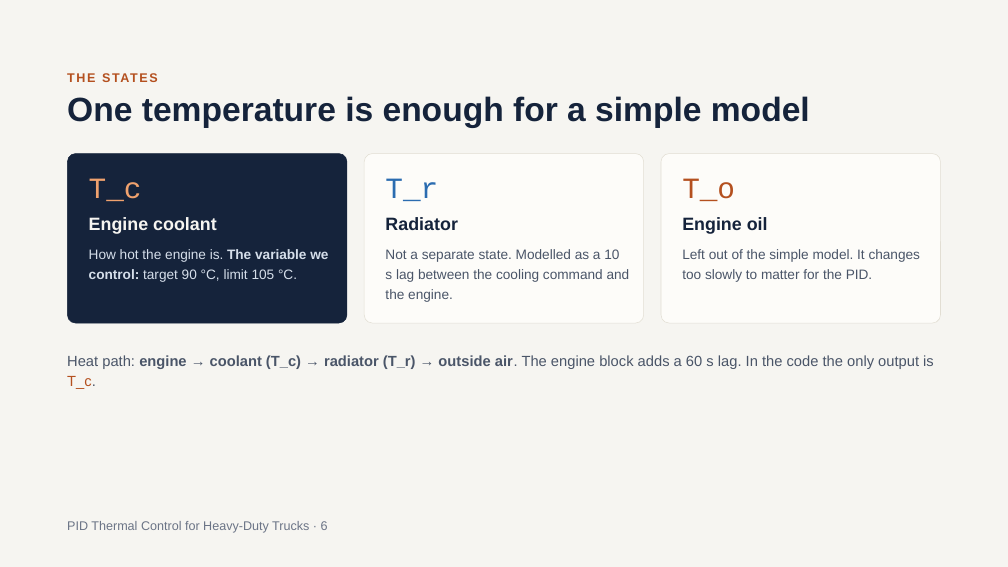
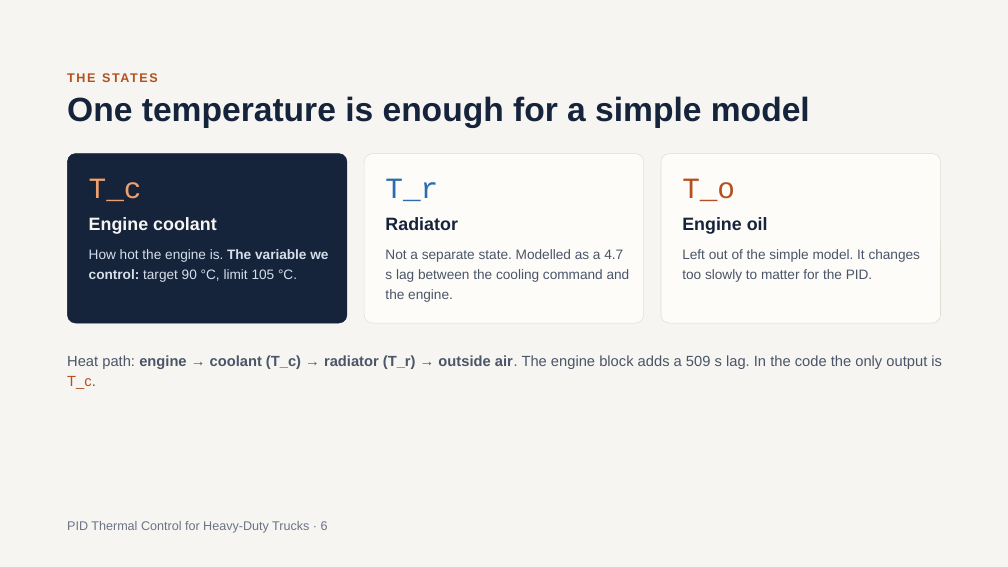
Before and after one commit to SushanthBibi/PID-Cooling-matlab, a slide deck: slide 6 of PID_Thermal_Control_for_Heavy-Duty_Trucks_v2.pptx. Drawn at 1008x567 pixels with LibreOffice and Linux fonts; fonts in the diff are those of the drawing. Boxes give left, top, right and bottom in pixels: in the first picture for what was removed or moved away, otherwise in the second. Text is boxed around its words. In the diff, an @@ line names an element or a change of style, - is before the commit and + after.

```diff
--- a/PID_Thermal_Control_for_Heavy-Duty_Trucks_v2.pptx
+++ b/PID_Thermal_Control_for_Heavy-Duty_Trucks_v2.pptx
@@ text at [385, 249, 630, 302]: text changed @@
-Not a separate state. Modelled as a 10 s lag between the cooling command and the engine.
+Not a separate state. Modelled as a 4.7 s lag between the cooling command and the engine.
@@ text at [67, 355, 942, 389]: text changed @@
-Heat path: engine → coolant (T_c) → radiator (T_r) → outside air. The engine block adds a 60 s lag. In the code the only output is T_c.
+Heat path: engine → coolant (T_c) → radiator (T_r) → outside air. The engine block adds a 509 s lag. In the code the only output is T_c.
```
Also in this commit, not shown: 7 other slides changed, 1 slide added.
